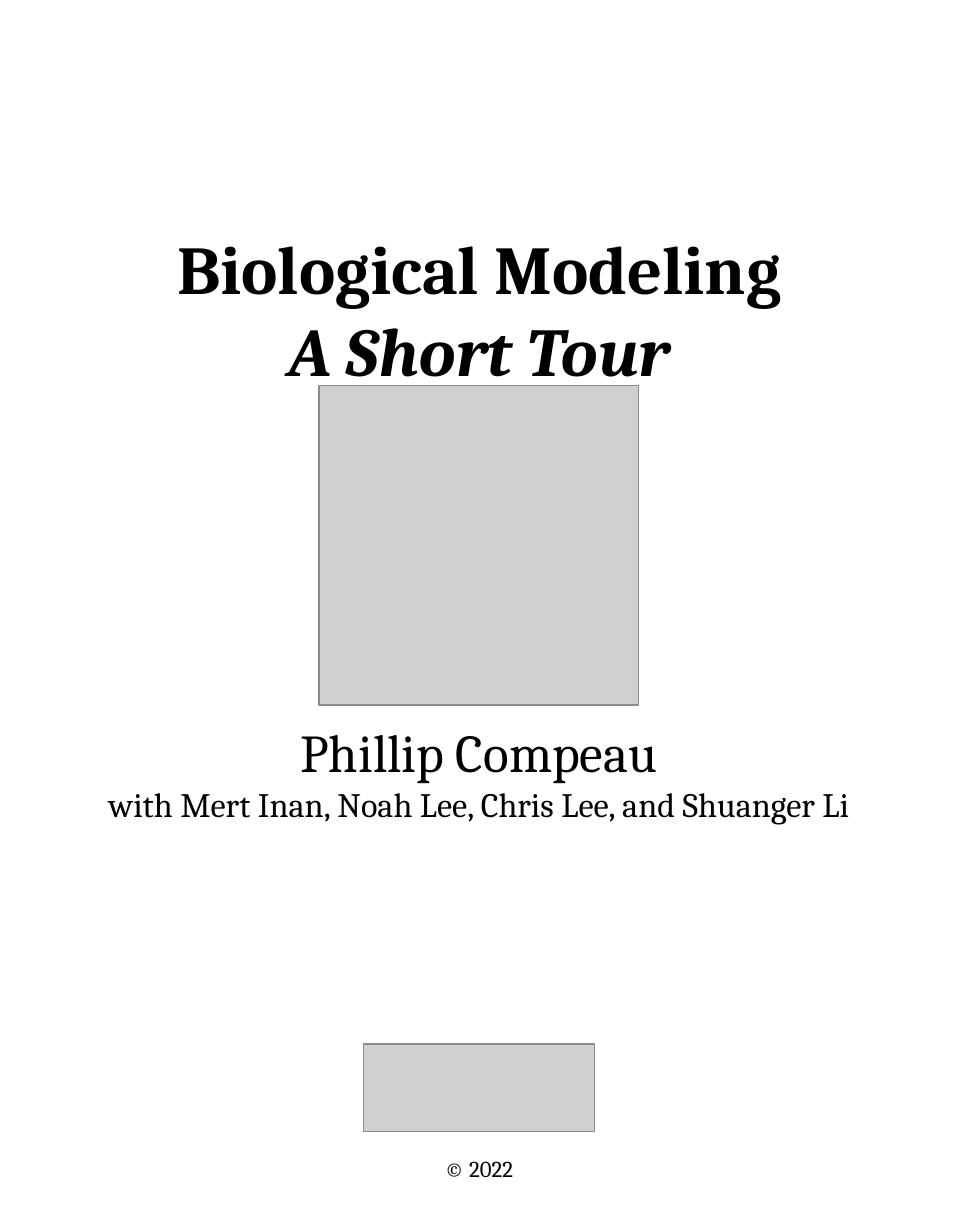
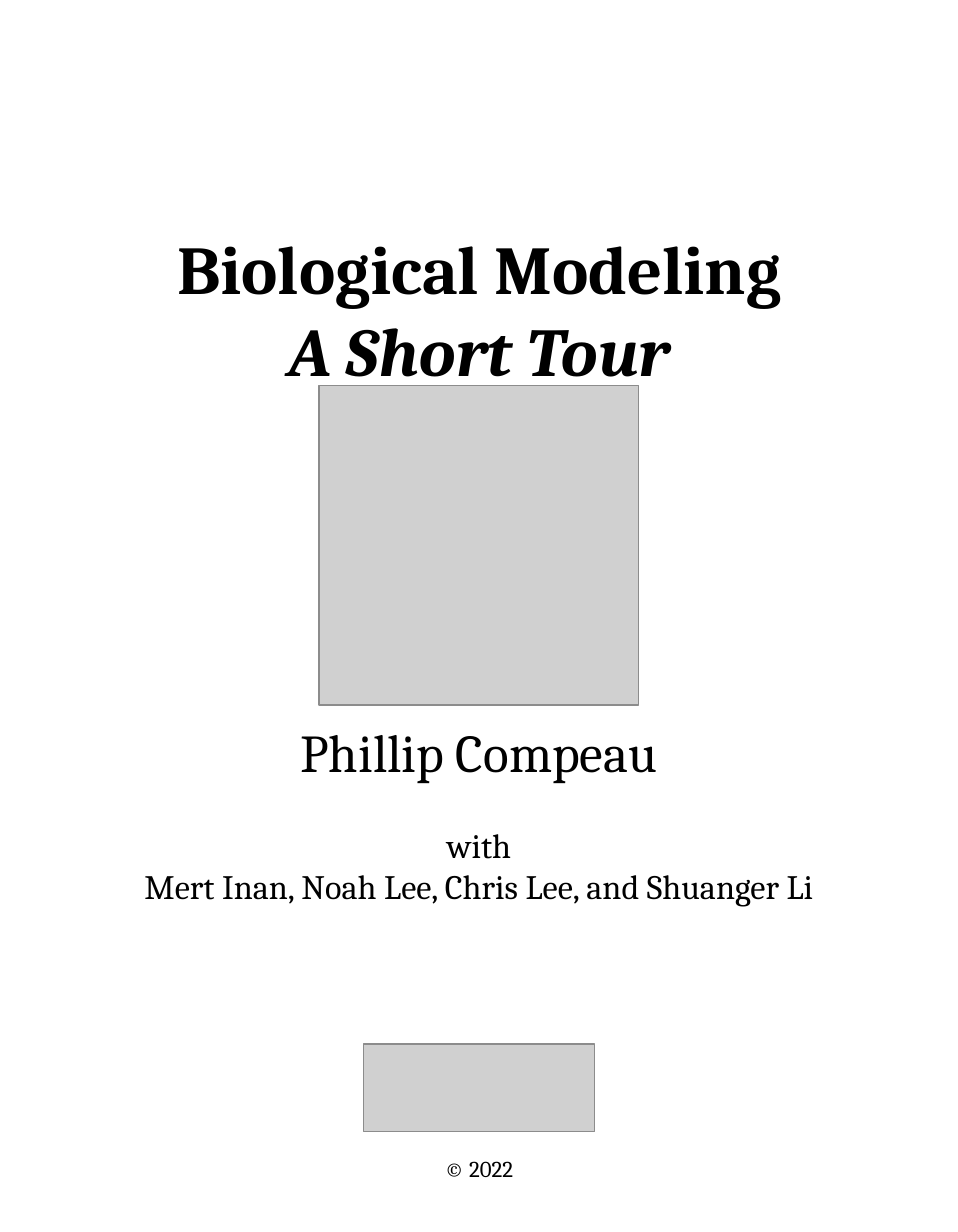
Before and after one commit to Multiscale-Biological-Modeling-Course/Multiscale-Biological-Modeling-Course.github.io, a slide deck: slide 1 of figures/cover_page.pptx. Drawn at 958x1232 pixels with LibreOffice and Linux fonts; fonts in the diff are those of the drawing; grey boxes stand for pictures. Boxes give left, top, right and bottom in pixels: in the first picture for what was removed or moved away, otherwise in the second. Text is boxed around its words. In the diff, an @@ line names an element or a change of style, - is before the commit and + after.

```diff
--- a/figures/cover_page.pptx
+++ b/figures/cover_page.pptx
@@ text "Phillip Compeau" rewrapped from box(109, 735, 849, 825) to box(144, 735, 814, 907) @@
```
Also in this commit, not shown: 7 other files.
